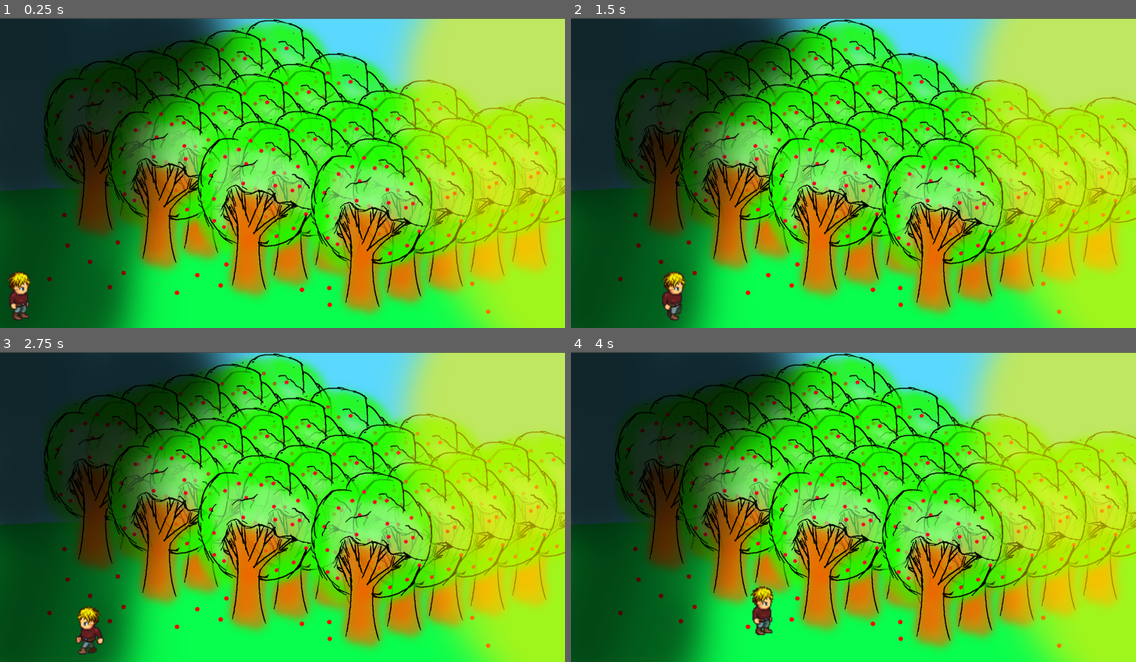
Above: before the commit, frames 1-4 (two rows, left to right).
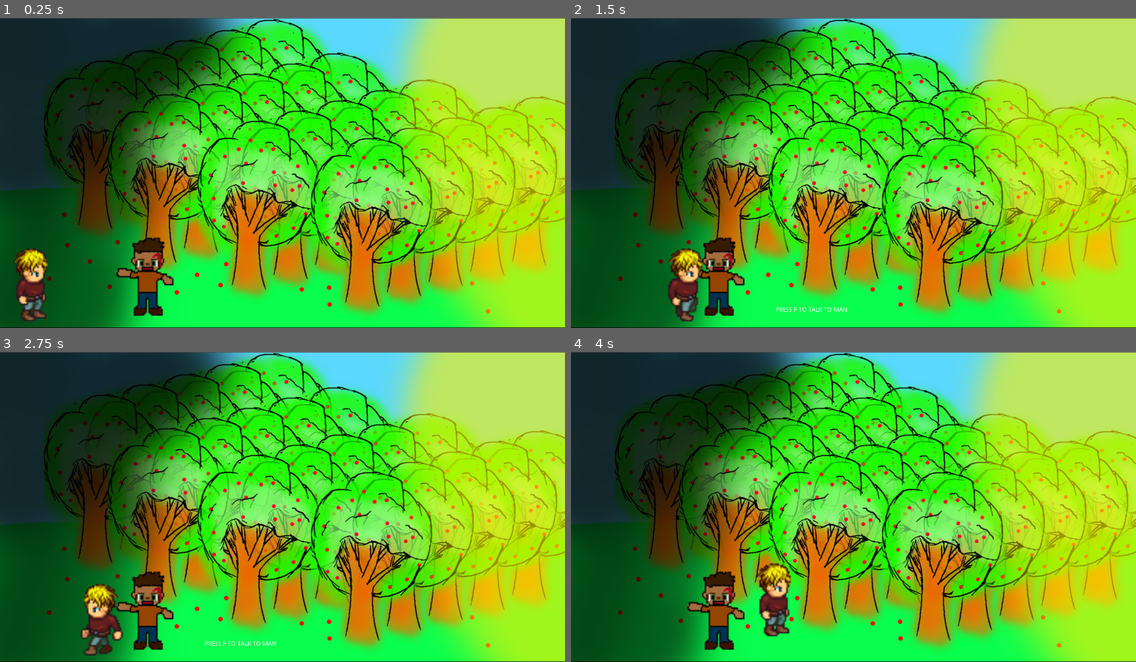
Above: after the commit, the same moments.

Repository: tonyjiang02/WhatHappenedHereBad
Game: Godot game, scene res://OrchardScene.tscn
The game is run twice, just before and just after one commit, with the same random seed, the same clock (stepped at 60 frames per second) and the same inputs. The project has no main scene, so this scene is started directly.
Inputs:
- Up to frame 1 (0.25 s): no input
- Up to frame 2 (1.5 s): tap Enter at 0.5 s; hold F 0.53-1.28 s; hold Right (ui_right) from 0.53 s (still down); tap Up (ui_up) at 0.77 s; tap F at 1.35 s
- Up to frame 3 (2.75 s): tap Up (ui_up) at 1.52 s; tap F at 2, 2.3 s; release Right (ui_right) at 2.03 s; hold Left (ui_left) from 2.03 s (still down); hold C from 2.03 s (still down)
- Up to frame 4 (4 s): tap F at 2.75, 2.85, 3.5 s; release Left (ui_left) at 2.78 s; release C at 2.78 s; hold Right (ui_right) from 2.78 s (still down); tap Up (ui_up) at 3.02, 3.77 s; hold F from 3.53 s (still down)

The runs differ from the first frame. In frame 1, 8.5% of the frame differs, in the area x 0-100%, y 0-100%; in frame 2, 8.5%; in frame 3, 8.6%; in frame 4, 8.5%.

Commit message:
stuff

Diff:
--- /dev/null
+++ b/OrchardScene.gd
@@ -0,0 +1,35 @@
+extends Node2D
+
+# Declare member variables here. Examples:
+# var a = 2
+# var b = "text"
+var nextToProtester = false
+var nextToEntrance = false
+
+# Called when the node enters the scene tree for the first time.
+func _ready():
+	if global.pos2:
+		$Player.position = global.pos2
+
+# Called every frame. 'delta' is the elapsed time since the previous frame.
+#func _process(delta):
+#	pass
+func _process(delta):
+	_get_message()
+	global.pos2 = $Player.position
+func _get_message():
+	var distanceToProtester = $Sprite.position.distance_to($Player.position)
+	var distanceToEntrance = $Position2D.position.distance_to($Player.position)
+	if (distanceToProtester < 100):
+		$Label.text = "PRESS F TO TALK TO MAN"
+		nextToProtester = true
+		nextToEntrance = false
+	elif (distanceToEntrance < 100):
+		$Label.text = "PRESS F TO ENTER THE ORCHARD"
+		nextToProtester = false
+		nextToEntrance = true
+	else:
+		$Label.text = ""
+func _input(e):
+	if Input.is_key_pressed(KEY_F):
+		pass
--- a/OrchardScene.tscn
+++ b/OrchardScene.tscn
@@ -1,21 +1,39 @@
-[gd_scene load_steps=4 format=2]
+[gd_scene load_steps=6 format=2]
 
-[ext_resource path="res://GroundTileset.tres" type="TileSet" id=1]
-[ext_resource path="res://sprites/other sprites/orchard background.png" type="Texture" id=2]
-[ext_resource path="res://Player.tscn" type="PackedScene" id=3]
+[ext_resource path="res://OrchardScene.gd" type="Script" id=1]
+[ext_resource path="res://GroundTileset.tres" type="TileSet" id=2]
+[ext_resource path="res://sprites/other sprites/orchard background.png" type="Texture" id=3]
+[ext_resource path="res://sprites/other sprites/protestor1.png" type="Texture" id=4]
+[ext_resource path="res://Player.tscn" type="PackedScene" id=5]
 
 [node name="Node2D" type="Node2D"]
+script = ExtResource( 1 )
 
 [node name="TileMap" type="TileMap" parent="."]
 position = Vector2( 639.701, 361.603 )
-tile_set = ExtResource( 1 )
+tile_set = ExtResource( 2 )
 format = 1
 tile_data = PoolIntArray( 393205, 12, 0, 393206, 12, 0, 393207, 12, 0, 393208, 12, 0, 393209, 12, 0, 393210, 12, 0, 393 …(237 unchanged characters)…
 
 [node name="orchard background" type="Sprite" parent="."]
-position = Vector2( 640, 352.802 )
+position = Vector2( 639.701, 352 )
 scale = Vector2( 1, 0.975551 )
-texture = ExtResource( 2 )
+texture = ExtResource( 3 )
 
-[node name="Player" parent="." instance=ExtResource( 3 )]
-position = Vector2( 48, 608 )
+[node name="Sprite" type="Sprite" parent="."]
+position = Vector2( 336, 592 )
+scale = Vector2( 3, 3 )
+texture = ExtResource( 4 )
+
+[node name="Player" parent="." instance=ExtResource( 5 )]
+position = Vector2( 77.5719, 574.349 )
+scale = Vector2( 1.5, 1.5 )
+
+[node name="Position2D" type="Position2D" parent="."]
+position = Vector2( 720, 592 )
+
+[node name="Label" type="Label" parent="."]
+margin_left = 464.0
+margin_top = 656.0
+margin_right = 770.0
+margin_bottom = 691.0
--- /dev/null
+++ b/textfiles/OutsideOrchardDialogue.json
@@ -0,0 +1,10 @@
+{
+    "1": {"name":"Wanderer","content": "My Jesus. Whats goin' on here?"},
+    "2": {"name":"Man", "content": "This here was a strike. We were desperate. 2.5 cents a basket. We can't feed no family on that."},
+    "3": {"name":"Wanderer", "content": "Strike? You one of them Reds? Theys payin' five cents here."},
+    "4": {"name":"Man", "content": "Hah. You don't understand. Nobody understand. Nobody listens. Theys just busted this strike and they ain't gonna pay five cents no more. We tried to camp together, an' they druv us like pigs. Scattered us. Beat the hell outa fellas. Druv us like pigs. They run you in like pigs, too"},
+    "5": {"name":"Wanderer", "content": "What about the children. Won't they starve?"},
+    "6": {"name":"Man", "content": "Those fellas over there don't care about no children. Children don't mean no profit for them. They'd rather let food go to waste than to feed us. "},
+    "7": {"name":"Wanderer", "content": "What is to be done?"},
+    "8": {"name":"Man", "content": "The Grapes of Wrath are festering, growing heavy for the vintage. The people are taking notice. The people must unite. The people must be our saviors, our Christ, our Moses"}
+}
Binary file added: sprites/other sprites/protestor1.png
Not shown, added: sprites/other sprites/protestor1.png.import
Not shown, added: photoshopfiles/protestor1.psd
